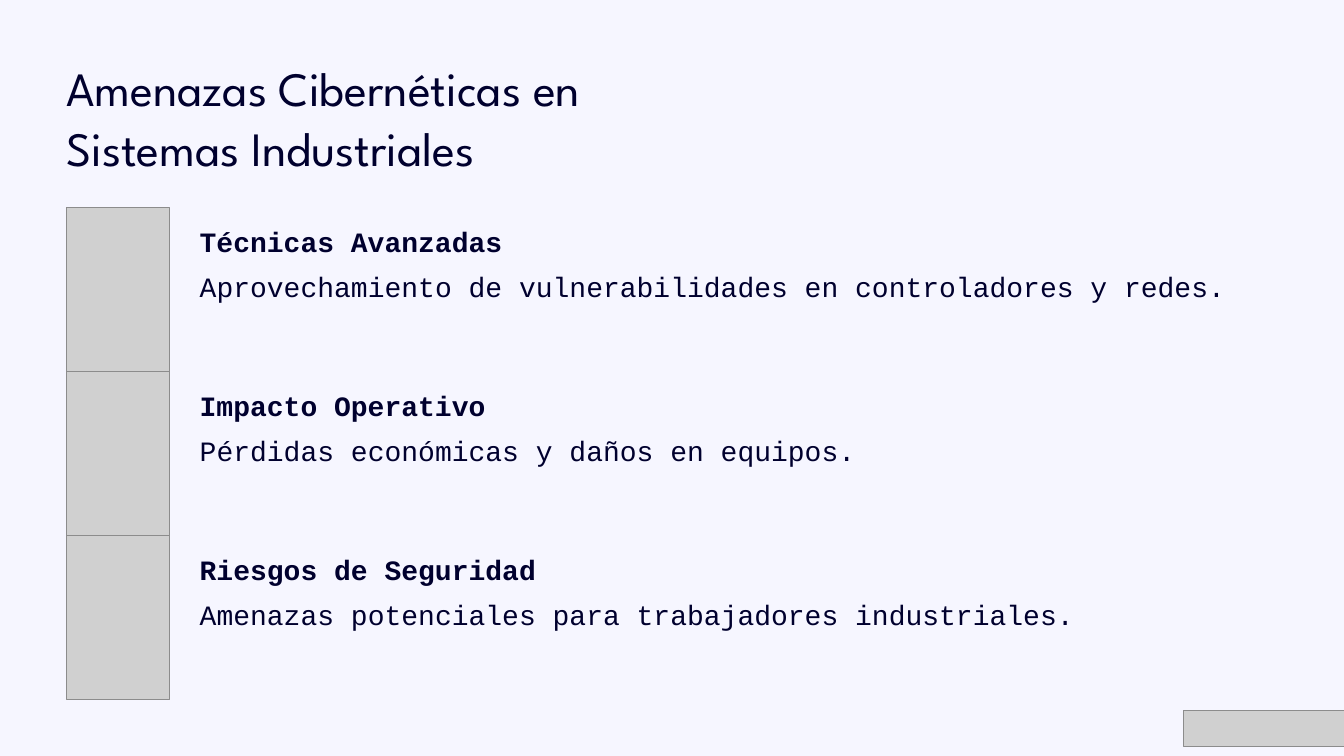
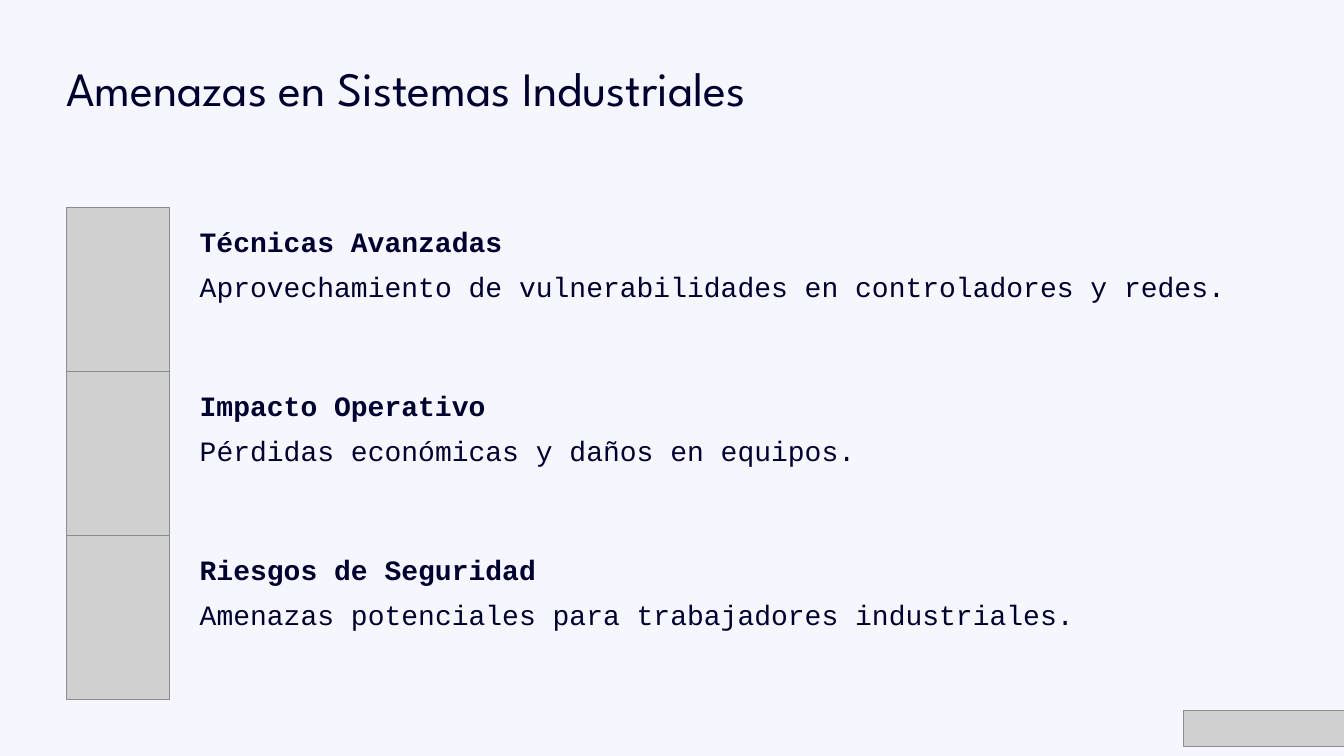
Before and after one commit to NeoUroboros/AnomalyDetection, a slide deck: slide 12 of Deteccion-de-Anomalias-en-Sistemas-IndustrialesTESIS.pptx (slide 7 before the commit). Drawn at 1344x756 pixels with LibreOffice and Linux fonts; fonts in the diff are those of the drawing; grey boxes stand for pictures; background and template pictures are left out. Boxes give left, top, right and bottom in pixels: in the first picture for what was removed or moved away, otherwise in the second. Text is boxed around its words. In the diff, an @@ line names an element or a change of style, - is before the commit and + after.

```diff
--- a/Deteccion-de-Anomalias-en-Sistemas-IndustrialesTESIS.pptx
+++ b/Deteccion-de-Anomalias-en-Sistemas-IndustrialesTESIS.pptx
@@ text at (67, 73, 746, 107): text changed @@
-Amenazas Cibernéticas en Sistemas Industriales
+Amenazas en Sistemas Industriales
```
Also in this commit, not shown: 2 other slides changed, 5 slides added, 1 slide removed, 20 other files.
